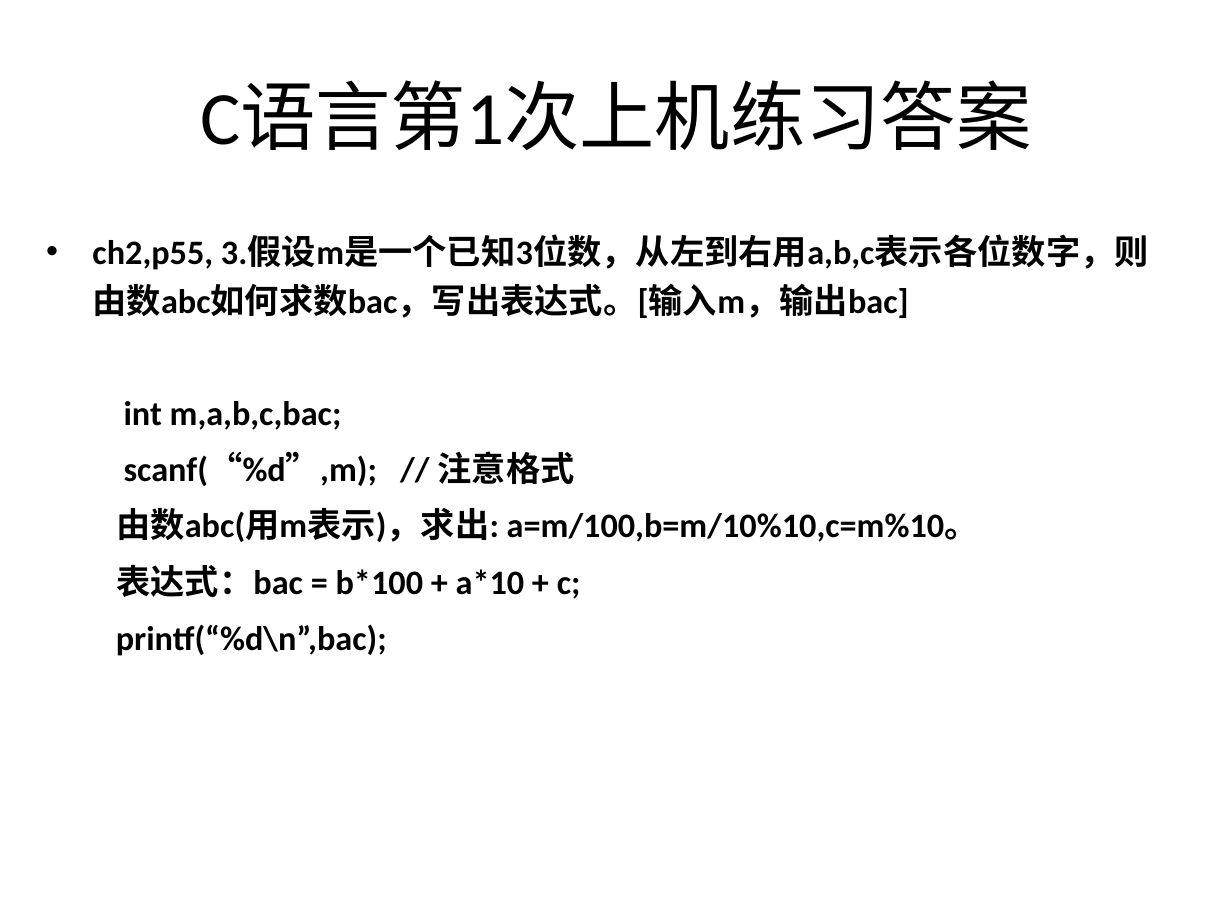
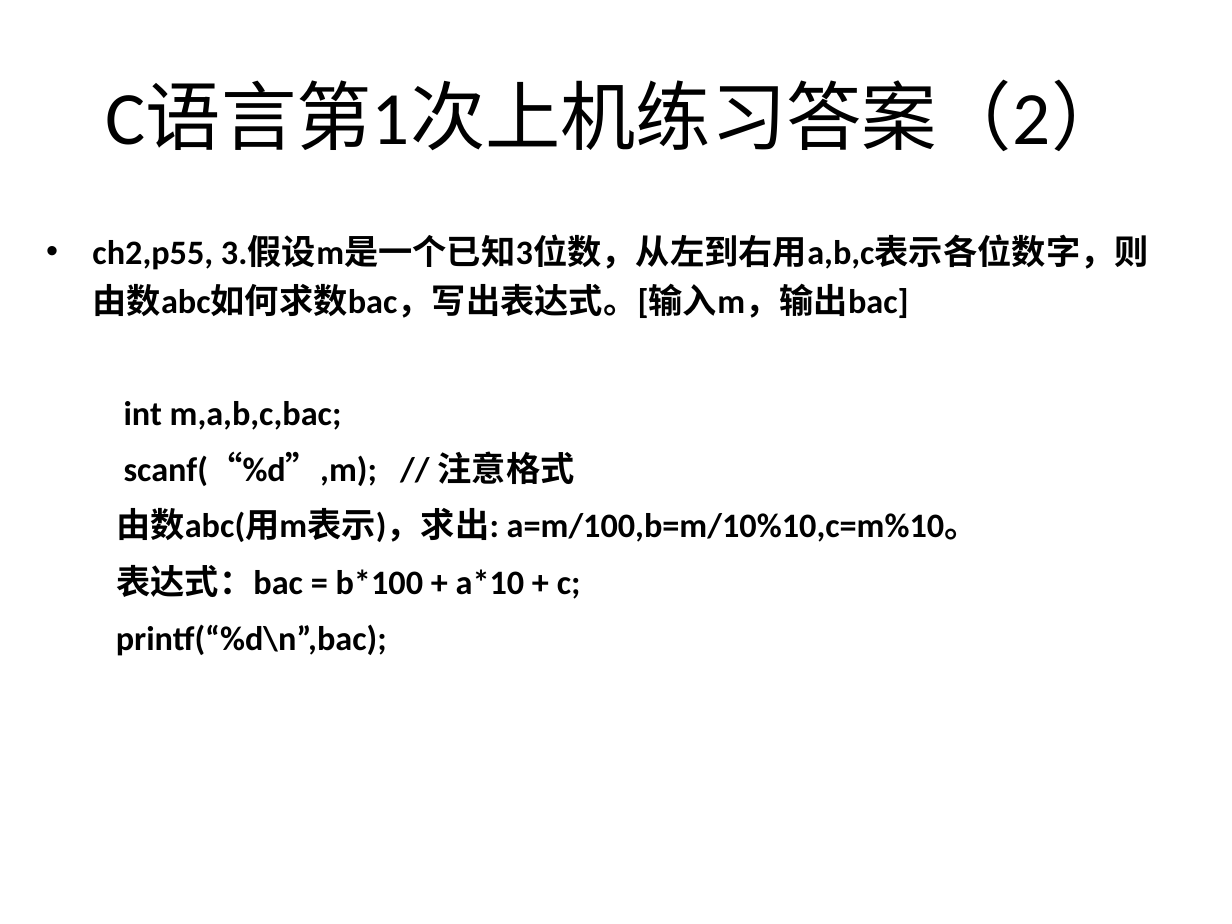
Before and after one commit to jtrfid/C-Repositories, a slide deck: slide 11 of 2016/上机安排.pptx. Drawn at 1232x924 pixels with LibreOffice and Linux fonts; fonts in the diff are those of the drawing. Boxes give left, top, right and bottom in pixels: in the first picture for what was removed or moved away, otherwise in the second. Text is boxed around its words. In the diff, an @@ line names an element or a change of style, - is before the commit and + after.

Commit message:
修订进度，上机安排

```diff
--- a/2016/上机安排.pptx
+++ b/2016/上机安排.pptx
@@ title at bbox=[106, 81, 1127, 151]: text changed @@
-C语言第1次上机练习答案
+C语言第1次上机练习答案（2）
```
Also in this commit, not shown: 4 other slides changed, 2 slides added, 1 other file.
